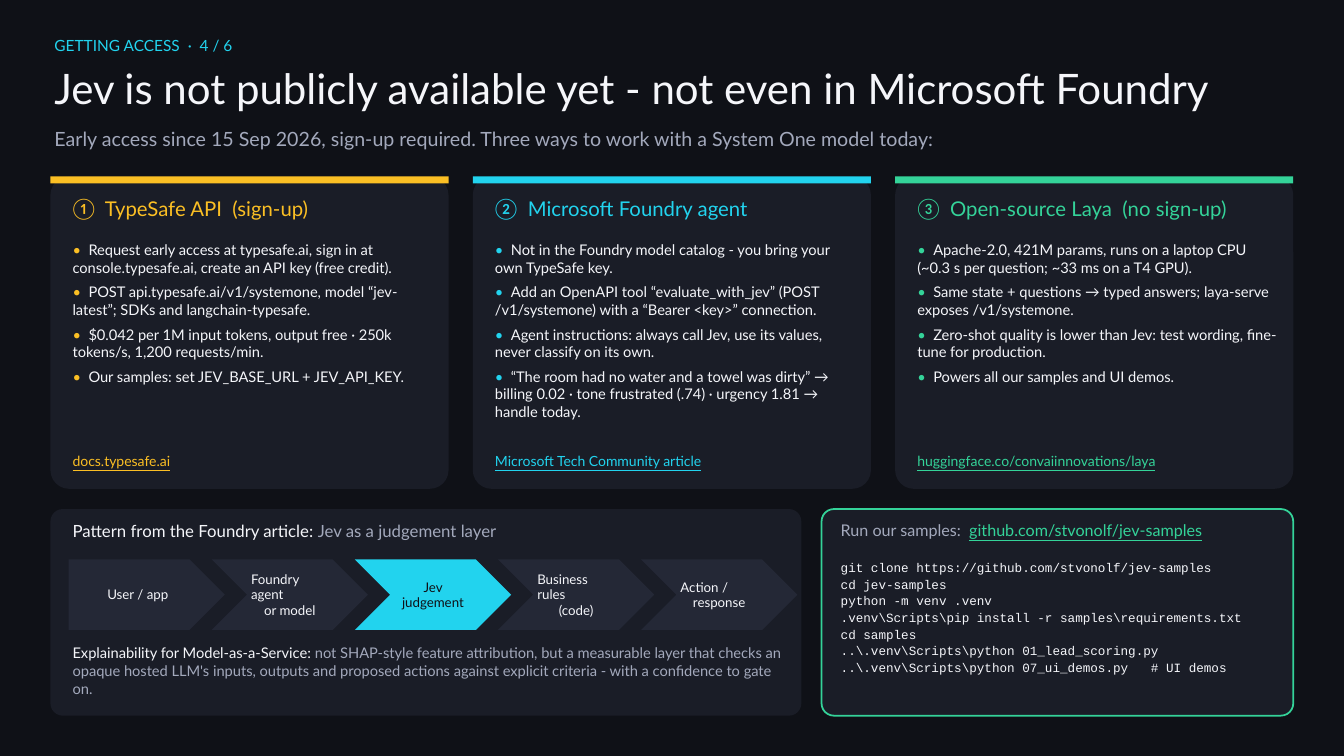
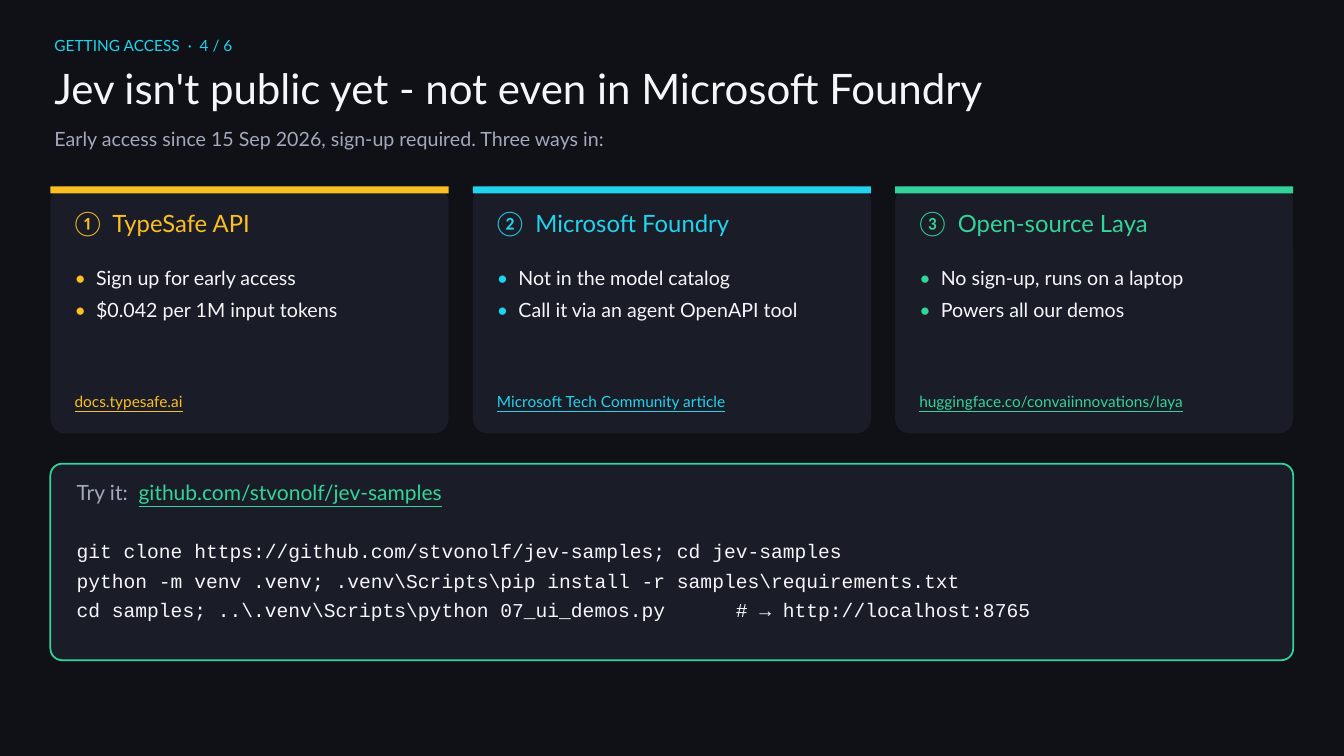
Before and after one commit to stvonolf/jev-samples, a slide deck: slide 4 of presentation/Jev_Team_Overview.pptx. Drawn at 1344x756 pixels with LibreOffice and Linux fonts; fonts in the diff are those of the drawing. Boxes give left, top, right and bottom in pixels: in the first picture for what was removed or moved away, otherwise in the second. Text is boxed around its words. In the diff, an @@ line names an element or a change of style, - is before the commit and + after.

```diff
--- a/presentation/Jev_Team_Overview.pptx
+++ b/presentation/Jev_Team_Overview.pptx
@@ text at <box>54,73,982,112</box>: text changed @@
-Jev is not publicly available yet - not even in Microsoft Foundry
+Jev isn't public yet - not even in Microsoft Foundry
@@ text at <box>54,131,604,150</box>: text changed @@
-Early access since 15 Sep 2026, sign-up required. Three ways to work with a System One model today:
+Early access since 15 Sep 2026, sign-up required. Three ways in:
@@ rounded rectangle: place and size @@
-rounded rectangle at <box>50,176,449,489</box>
+rounded rectangle at <box>50,187,449,434</box>
@@ rounded rectangle: place and size @@
-rounded rectangle at <box>473,176,871,489</box>
+rounded rectangle at <box>473,187,871,434</box>
@@ 3 rectangles: place and size @@
-3 rectangles at <box>50,176,1294,184</box>
+3 rectangles at <box>50,187,1294,194</box>
@@ rounded rectangle: place and size @@
-rounded rectangle at <box>895,176,1294,489</box>
+rounded rectangle at <box>895,187,1294,434</box>
@@ text at <box>75,212,250,237</box>: text changed; size 14.5 to 17 pt @@
-① TypeSafe API (sign-up)
+① TypeSafe API
@@ text at <box>497,212,729,237</box>: text changed; size 14.5 to 17 pt @@
-② Microsoft Foundry agent
+② Microsoft Foundry
@@ text at <box>919,212,1148,237</box>: text changed; size 14.5 to 17 pt @@
-③ Open-source Laya (no sign-up)
+③ Open-source Laya
@@ text at <box>96,270,337,321</box>: text changed; size 10.5 to 14 pt @@
-• Request early access at typesafe.ai, sign in at console.typesafe.ai, create an API key (free credit).
-• POST api.typesafe.ai/v1/systemone, model “jev-latest”; SDKs and langchain-typesafe.
-• $0.042 per 1M input tokens, output free · 250k tokens/s, 1,200 requests/min.
-• Our samples: set JEV_BASE_URL + JEV_API_KEY.
+• Sign up for early access
+• $0.042 per 1M input tokens
@@ text at <box>518,270,798,321</box>: text changed; size 10.5 to 14 pt @@
-• Not in the Foundry model catalog - you bring your own TypeSafe key.
-• Add an OpenAPI tool “evaluate_with_jev” (POST /v1/systemone) with a “Bearer <key>” connection.
-• Agent instructions: always call Jev, use its values, never classify on its own.
-• “The room had no water and a towel was dirty” → billing 0.02 · tone frustrated (.74) · urgency 1.81 → handle today.
+• Not in the model catalog
+• Call it via an agent OpenAPI tool
@@ text at <box>941,270,1183,317</box>: text changed; size 10.5 to 14 pt @@
-• Apache-2.0, 421M params, runs on a laptop CPU (~0.3 s per question; ~33 ms on a T4 GPU).
-• Same state + questions → typed answers; laya-serve exposes /v1/systemone.
-• Zero-shot quality is lower than Jev: test wording, fine-tune for production.
-• Powers all our samples and UI demos.
+• No sign-up, runs on a laptop
+• Powers all our demos
@@ text "docs.typesafe.ai": place and size @@
-text "docs.typesafe.ai" at <box>73,455,171,469</box>
+text "docs.typesafe.ai" at <box>75,395,183,410</box>
@@ text "Microsoft Tech Community article": place and size @@
-text "Microsoft Tech Community article" at <box>495,455,701,469</box>
+text "Microsoft Tech Community article" at <box>497,395,725,410</box>
@@ size 10 to 11 pt in 3 elements at <box>75,395,183,410</box>, <box>497,395,725,410</box>, <box>919,395,1183,410</box> @@
@@ text "huggingface.co/convaiinnovations/laya": place and size @@
-text "huggingface.co/convaiinnovations/laya" at <box>917,455,1155,469</box>
+text "huggingface.co/convaiinnovations/laya" at <box>919,395,1183,410</box>
@@ rounded rectangle: place and size @@
-rounded rectangle at <box>50,509,802,716</box>
+rounded rectangle at <box>50,464,1294,660</box>
@@ rounded rectangle at <box>50,464,1294,660</box>: outline none to #34D399 1.25 pt @@
@@ text at <box>77,484,442,504</box>: text changed; size 11.5 to 15 pt @@
-Run our samples: github.com/stvonolf/jev-samples
+Try it: github.com/stvonolf/jev-samples
@@ rounded rectangle removed at <box>822,509,1294,716</box> @@
@@ text removed at <box>73,524,496,540</box> @@
-Pattern from the Foundry article: Jev as a judgement layer
@@ pentagon arrow removed at <box>69,560,225,630</box> @@
-User / app
@@ text at <box>77,544,1030,621</box>: text changed; size 9 to 14 pt @@
-git clone https://github.com/stvonolf/jev-samples
-cd jev-samples
-python -m venv .venv
-.venv\Scripts\pip install -r samples\requirements.txt
-cd samples
-..\.venv\Scripts\python 01_lead_scoring.py
-..\.venv\Scripts\python 07_ui_demos.py # UI demos
+git clone https://github.com/stvonolf/jev-samples; cd jev-samples
+python -m venv .venv; .venv\Scripts\pip install -r samples\requirements.txt
+cd samples; ..\.venv\Scripts\python 07_ui_demos.py # → http://localhost:8765
@@ chevron removed at <box>212,560,368,630</box> @@
-Foundry agent
-or model
@@ chevron removed at <box>355,560,511,630</box> @@
-Jev judgement
@@ chevron removed at <box>498,560,654,630</box> @@
-Business rules
-(code)
@@ chevron removed at <box>641,560,798,630</box> @@
-Action /
-response
@@ text removed at <box>73,647,781,694</box> @@
-Explainability for Model-as-a-Service: not SHAP-style feature attribution, but a measurable layer that checks an opaque hosted LLM's inputs, outputs and proposed actions against explicit criteria - with a confidence to gate on.
```
Also in this commit, not shown: 5 other slides changed, 13 other files.
